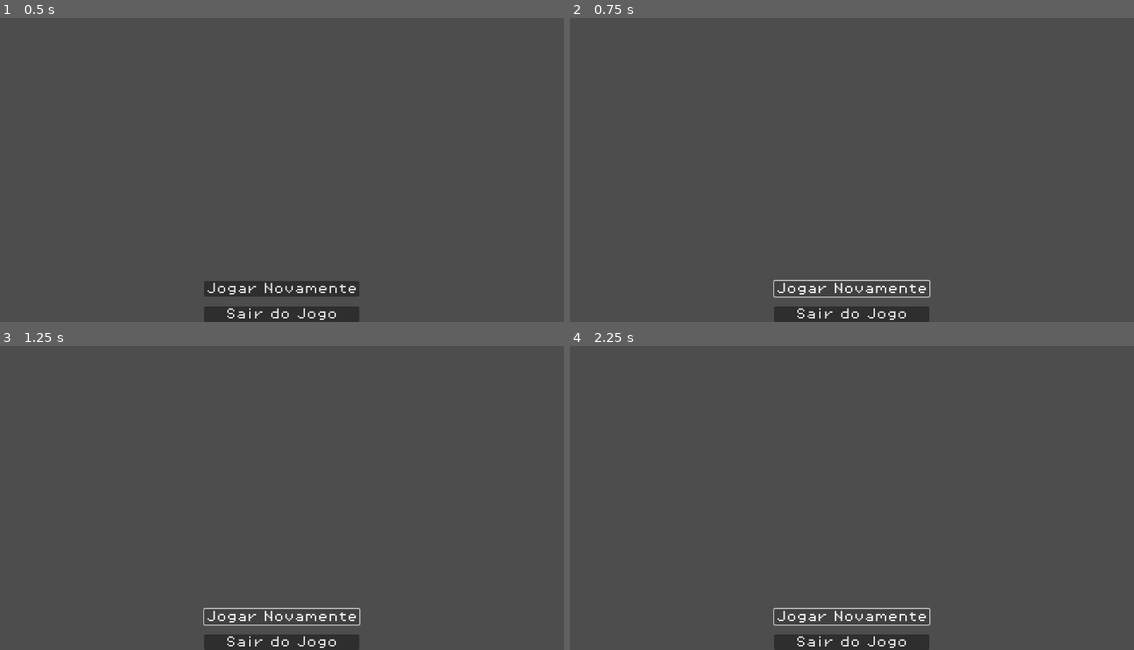
Above: before the commit, frames 1-4 (two rows, left to right).
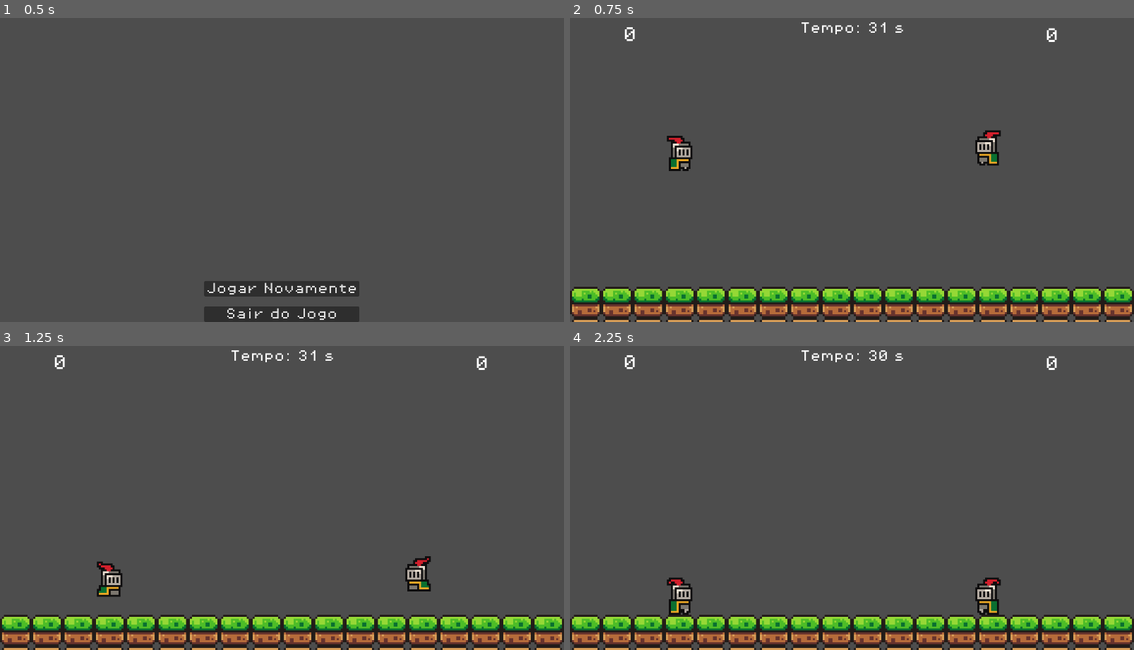
Above: after the commit, the same moments.

Repository: SabrinaBruni28/Catout
Game: Godot game, scene res://scenes/final_screen.tscn
Two runs of this game, one before a commit and one after it. Both use one fixed random seed, a clock stepped at 60 frames per second and the inputs below. This scene is started directly instead of the project's main scene.
Inputs (mouse positions are in pixels of both pictures, inside the frame that each line leads up to):
- Up to frame 1 (0.5 s): no input
- Up to frame 2 (0.75 s): click "Jogar Novamente" at 0.5 s
- Up to frame 3 (1.25 s): no input
- Up to frame 4 (2.25 s): click (852, 616) at 1.25 s, where only the run before the commit has a clickable "Jogar Novamente"; click (852, 616) at 2 s, where only the run before the commit has a clickable "Jogar Novamente"

Frame 1 is identical in both runs. In frame 2, 12% of the frame differs, in the area x 0-100%, y 1-100%; in frame 3, 12%; in frame 4, 12%.

Commit message:
Todos os comandos de luta funcionando

Diff:
--- a/gamejam/project.godot
+++ b/gamejam/project.godot
@@ -67,6 +67,16 @@
 "events": [Object(InputEventKey,"resource_local_to_scene":false,"resource_name":"","device":-1,"window_id":0,"alt_press …(196 unchanged characters)…
 ]
 }
+p1_contradefesa={
+"deadzone": 0.2,
+"events": [Object(InputEventKey,"resource_local_to_scene":false,"resource_name":"","device":-1,"window_id":0,"alt_pressed":false,"shift_pressed":false,"ctrl_pressed":false,"meta_pressed":false,"pressed":false,"keycode":0,"physical_keycode":74,"key_label":0,"unicode":106,"location":0,"echo":false,"script":null)
+]
+}
+p2_contradefesa={
+"deadzone": 0.2,
+"events": [Object(InputEventKey,"resource_local_to_scene":false,"resource_name":"","device":-1,"window_id":0,"alt_pressed":false,"shift_pressed":false,"ctrl_pressed":false,"meta_pressed":false,"pressed":false,"keycode":0,"physical_keycode":4194441,"key_label":0,"unicode":51,"location":0,"echo":false,"script":null)
+]
+}
 
 [rendering]
 
--- a/gamejam/scenes/final_screen.tscn
+++ b/gamejam/scenes/final_screen.tscn
@@ -1,6 +1,7 @@
-[gd_scene load_steps=2 format=3 uid="uid://cj2fbn6luyiv8"]
+[gd_scene load_steps=3 format=3 uid="uid://cj2fbn6luyiv8"]
 
 [ext_resource type="FontFile" uid="uid://dfsodyg8fh8i3" path="res://assets/fonts/PixelOperator8.ttf" id="1_5qnvr"]
+[ext_resource type="Script" uid="uid://cxlkpxiaxnaau" path="res://scripts/final_screen.gd" id="1_lhaix"]
 
 [node name="FinalScreen" type="Control"]
 layout_mode = 3
@@ -9,6 +10,7 @@
 anchor_bottom = 1.0
 grow_horizontal = 2
 grow_vertical = 2
+script = ExtResource("1_lhaix")
 
 [node name="background" type="TextureRect" parent="."]
 layout_mode = 0
@@ -49,3 +51,6 @@
 theme_override_fonts/font = ExtResource("1_5qnvr")
 theme_override_font_sizes/font_size = 24
 text = "Sair do Jogo"
+
+[connection signal="pressed" from="MarginContainer/HBoxContainer/VBoxContainer/JogarNovamenteButton" to="." method="_on_jogar_novamente_button_pressed"]
+[connection signal="pressed" from="MarginContainer/HBoxContainer/VBoxContainer/SairButton" to="." method="_on_sair_button_pressed"]
--- a/gamejam/scenes/jogador_luta_base.tscn
+++ b/gamejam/scenes/jogador_luta_base.tscn
@@ -175,16 +175,21 @@
 wait_time = 0.5
 one_shot = true
 
-[node name="AcaoTimer1" type="Timer" parent="Timers"]
+[node name="ContraDefesaTimer" type="Timer" parent="Timers"]
+wait_time = 0.1
 one_shot = true
 
-[node name="AcaoTimer2" type="Timer" parent="Timers"]
+[node name="AcaoTimerDash" type="Timer" parent="Timers"]
 one_shot = true
 
-[node name="AcaoTimer3" type="Timer" parent="Timers"]
+[node name="AcaoTimerDefesa" type="Timer" parent="Timers"]
+one_shot = true
+
+[node name="AcaoTimerContraDefesa" type="Timer" parent="Timers"]
 one_shot = true
 
 [connection signal="area_entered" from="Area2D" to="." method="_on_area_2d_area_entered"]
 [connection signal="timeout" from="Timers/DashTimer" to="." method="_on_dash_timer_timeout"]
 [connection signal="timeout" from="Timers/MorteTimer" to="." method="_on_morte_timer_timeout"]
 [connection signal="timeout" from="Timers/DefesaTimer" to="." method="_on_defesa_timer_timeout"]
+[connection signal="timeout" from="Timers/ContraDefesaTimer" to="." method="_on_contra_defesa_timer_timeout"]
--- /dev/null
+++ b/gamejam/scripts/final_screen.gd
@@ -0,0 +1,7 @@
+extends Control
+
+func _on_jogar_novamente_button_pressed() -> void:
+	get_tree().change_scene_to_file("res://scenes/fase_luta.tscn")
+
+func _on_sair_button_pressed() -> void:
+	get_tree().quit()
--- a/gamejam/scripts/jogador_luta_base.gd
+++ b/gamejam/scripts/jogador_luta_base.gd
@@ -2,7 +2,8 @@
 class_name PlayerBase   # assim pode ser herdado facilmente
 
 const SPEED = 400.0
-const DASH_SPEED = 2400.0
+const DASH_SPEED = 3000.0
+const KNOCKBACK_SPEED = 3000.0
 
 @export var input_prefix: String = "p1_"   # cada jogador muda isso no Inspector
 @export var spawn_point: Vector2 = Vector2(0, 0)
@@ -10,11 +11,12 @@
 @onready var dash_timer: Timer = $Timers/DashTimer
 @onready var morte_timer: Timer = $Timers/MorteTimer
 @onready var defesa_timer: Timer = $Timers/DefesaTimer
+@onready var contra_defesa_timer: Timer = $Timers/ContraDefesaTimer
 
 @onready var acao_timers: Array[Timer] = [
-	$Timers/AcaoTimer1,
-	$Timers/AcaoTimer2,
-	$Timers/AcaoTimer3
+	$Timers/AcaoTimerDash,
+	$Timers/AcaoTimerDefesa,
+	$Timers/AcaoTimerContraDefesa
 ]
 
 @onready var player: AnimatedSprite2D = $Jogador
@@ -23,11 +25,13 @@
 signal morreu
 
 var direction: float
+var flags: Array[bool] = [true, true, true]
+var dash_direction: int = 0
+
+var isdefesa: bool = false
 var isdashing: bool = false
 var ismorrendo: bool = false
-var isdefesa: bool = false
-var dash_direction: int = 0
-var flags: Array[bool] = [true, true, true]
+var iscontradefesa: bool = false
 
 func _ready() -> void:
 	escudo.hide()
@@ -42,42 +46,55 @@
 		velocity += get_gravity() * delta
 
 	diretions()
+	dash()
 	defesa()
-	dash()
+	contradefesa()
 	move_and_slide()
 
 # Métodos comuns ---------------------------
 func diretions():
-	if isdashing or isdefesa:
-		return
-	direction = Input.get_axis(input_prefix + "esquerda", input_prefix + "direita")
+	if isdashing or iscontradefesa: return
+	if isdefesa: direction = 0
+	else:
+		direction = Input.get_axis(input_prefix + "esquerda", input_prefix + "direita")
 	if direction > 0: player.flip_h = false
 	elif direction < 0: player.flip_h = true
 	velocity.x = direction * SPEED if direction else move_toward(velocity.x, 0, SPEED)
 
 func dash():
-	if isdefesa or not flags[0]: return
+	if isdefesa or iscontradefesa or not flags[0]: return
 	if isdashing:
 		velocity.x = dash_direction * DASH_SPEED
 		return
 	if Input.is_action_just_pressed(input_prefix + "dash") and not isdashing:
 		isdashing = true
-		flags[0] = false
+		iniciar_acao(0)
 		dash_timer.start()
-		acao_timers[0].start()
 		dash_direction = direction if direction != 0 else (-1 if player.flip_h else 1)
 		velocity.x = dash_direction * DASH_SPEED
 		velocity.y = 0
 
 func defesa():
-	if isdefesa or isdashing or not flags[1]: return
+	if isdefesa or isdashing or iscontradefesa or not flags[1]: return
 	if Input.is_action_just_pressed(input_prefix + "defesa"):
 		escudo.show()
 		escudo.play("escudo")
 		defesa_timer.start()
 		isdefesa = true
-		flags[1] = false
-		acao_timers[1].start()
+		iniciar_acao(1)
+
+func contradefesa():
+	if isdefesa or isdashing or not flags[2]: return
+	if iscontradefesa:
+		velocity.x = dash_direction * DASH_SPEED
+		return
+	if Input.is_action_just_pressed(input_prefix + "contradefesa") and not iscontradefesa:
+		iscontradefesa = true
+		iniciar_acao(2)
+		contra_defesa_timer.start()
+		dash_direction = direction if direction != 0 else (-1 if player.flip_h else 1)
+		velocity.x = dash_direction * DASH_SPEED
+		velocity.y = 0
 
 func morrer():
 	if ismorrendo: return
@@ -89,15 +106,40 @@
 	hide()
 	$CollisionShape2D.disabled = true
 
+func knockback():
+	var direcao_knockback = -1 * dash_direction
+	isdashing = false
+	iscontradefesa = false
+	velocity.x = direcao_knockback * KNOCKBACK_SPEED
+	velocity.y = -200
+
+func iniciar_acao(indice: int) -> void:
+	flags[indice] = false
+	acao_timers[indice].start()
+
+func resetar_acao(indice: int) -> void:
+	flags[indice] = true
+
 func _on_area_2d_area_entered(area: Area2D) -> void:
 	var parent = area.get_parent()
-	if not isdashing and parent.isdashing and not isdefesa:
-		morrer()
-	elif isdefesa:
-		var direcao_knockback = -1 * parent.dash_direction
-		parent.isdashing = false
-		parent.velocity.x = direcao_knockback * DASH_SPEED
-		parent.velocity.y = -200
+
+	# Colisão durante dash
+	if isdashing:
+		if parent.isdashing:
+			knockback()
+			parent.knockback()
+		elif parent.isdefesa:
+			knockback()
+		else:
+			parent.morrer()
+
+	# Colisão durante contradefesa
+	elif iscontradefesa:
+		if parent.iscontradefesa:
+			# 🔑 desliga colisão com jogadores
+			set_collision_mask_value(1, false)  # layer 1 (players)
+		else:
+			parent.morrer()
 
 func _on_dash_timer_timeout() -> void:
 	isdashing = false
@@ -114,5 +156,8 @@
 	isdefesa = false
 	escudo.hide()
 
-func resetar_acao(indice: int) -> void:
-	flags[indice] = true
+func _on_contra_defesa_timer_timeout() -> void:
+	iscontradefesa = false
+	velocity.x = 0
+	# 🔑 reativa colisão com jogadores
+	set_collision_mask_value(1, true)
Not shown, added: gamejam/scripts/final_screen.gd.uid
